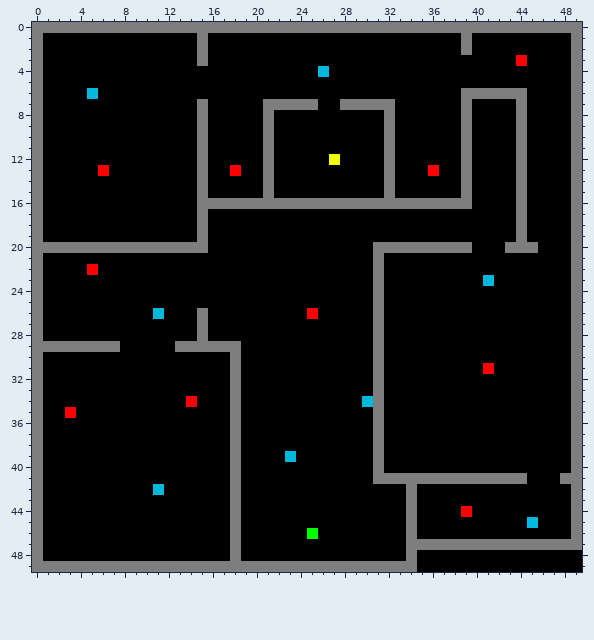
File history of a pixel-art sprite, bin/maps/map.png. The first picture shows the starting point.
The file is 50x50 pixels.
The result:
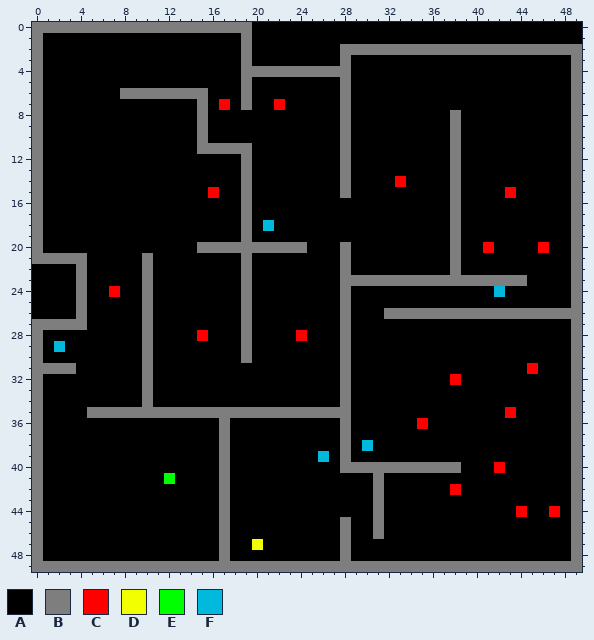
Palette (. is transparent): A #000000  B #7e7e7e  C #ff0000  D #f2ff00  E #00ff00  F #00b9dc
The edit:
Changed rows in their new state; - is an unchanged pixel.
first column x 0:
 0 --------------------AAAAAAAAAAAAAAAAAAAAAAAAAAAAAA
 1 ---------------A---B-------------------A---------A
 2 ---------------A---B--------BBBBBBBBBBB-BBBBBBBBB-
 3 ---------------A---B--------B---------------A-----
 4 -------------------BBBBBBBBBB---------------------
 5 -------------------B--------B---------------------
 6 -----A--BBBBBBBB---B--------B----------AAAAAA-----
 7 -----------------C-B-ACAAA---AAAA------A----A-----
 8 ---------------------A------B---A-----BA----A-----
 9 ---------------------A------B---A-----BA----A-----
10 ---------------------A------B---A-----BA----A-----
11 ----------------BBBB-A------B---A-----BA----A-----
12 ---------------A---B-A-----AB---A-----BA----A-----
13 ------A--------A--AB-A------B---A---A-BA----A-----
14 ---------------A---B-A------B---AC----BA----A-----
15 ---------------AC--B-A------B---A-----BA---CA-----
16 ---------------AAAA-AAAAAAAAAAAAAAAAAA-A----A-----
17 ---------------A---B------------------B-----A-----
18 ---------------A---B-F----------------B-----A-----
19 ---------------A---B------------------B-----A-----
20 -AAAAAAAAAAAAAA-BBBBBBBBB---B--AAAAAAA-A-C-AAAC---
21 -BBBB-----B--------B--------B--A------B-----------
22 A---BA----B--------B--------B--A------B-----------
23 A---B-----B--------B--------BBB-BBBBBBBBBBBBB-----
24 A---B--C--B--------B--------B--A----------F-------
25 A---B-----B--------B--------B--A------------------
26 A---B-----BA---A---B-----A--B--ABBBBBBBBBBBBBBBBB-
27 -BBBB-----B----A---B--------B--A------------------
28 ----------B----C---B----C---B--A------------------
29 -AFAAAAA--B--AAAAAAB--------B--A------------------
30 ----------B-------AB--------B--A------------------
31 -BBB------B-------A---------B--A---------A---C----
32 ----------B-------A---------B--A------C-----------
33 ----------B-------A---------B--A------------------
34 ----------B---A---A---------B-AA------------------
35 ---A-BBBBBBBBBBBBB-BBBBBBBBBB--A-----------C------
36 -----------------BA---------B--A---C--------------
37 -----------------BA---------B--A------------------
38 -----------------BA---------B-FA------------------
39 -----------------BA----A--F-B--A------------------
40 -----------------BA---------BBB-BBBBBBB---C-------
41 ------------E----BA-------------AAAAAAAAAAAAA---A-
42 -----------A-----BA------------B--A---C-----------
43 -----------------BA------------B--A---------------
44 -----------------BA------------B--A----A----C--C--
45 -----------------BA---------B--B--A----------A----
46 -----------------BA------A--B--B--A---------------
47 -----------------BA-D-------B-----AAAAAAAAAAAAAAA-
48 -----------------BA---------B-----A--------------B
49 -----------------------------------BBBBBBBBBBBBBBB
Where, in picture pixels (left, top, right, bottom), the same in both pictures:
changed: (32, 22, 582, 572)
